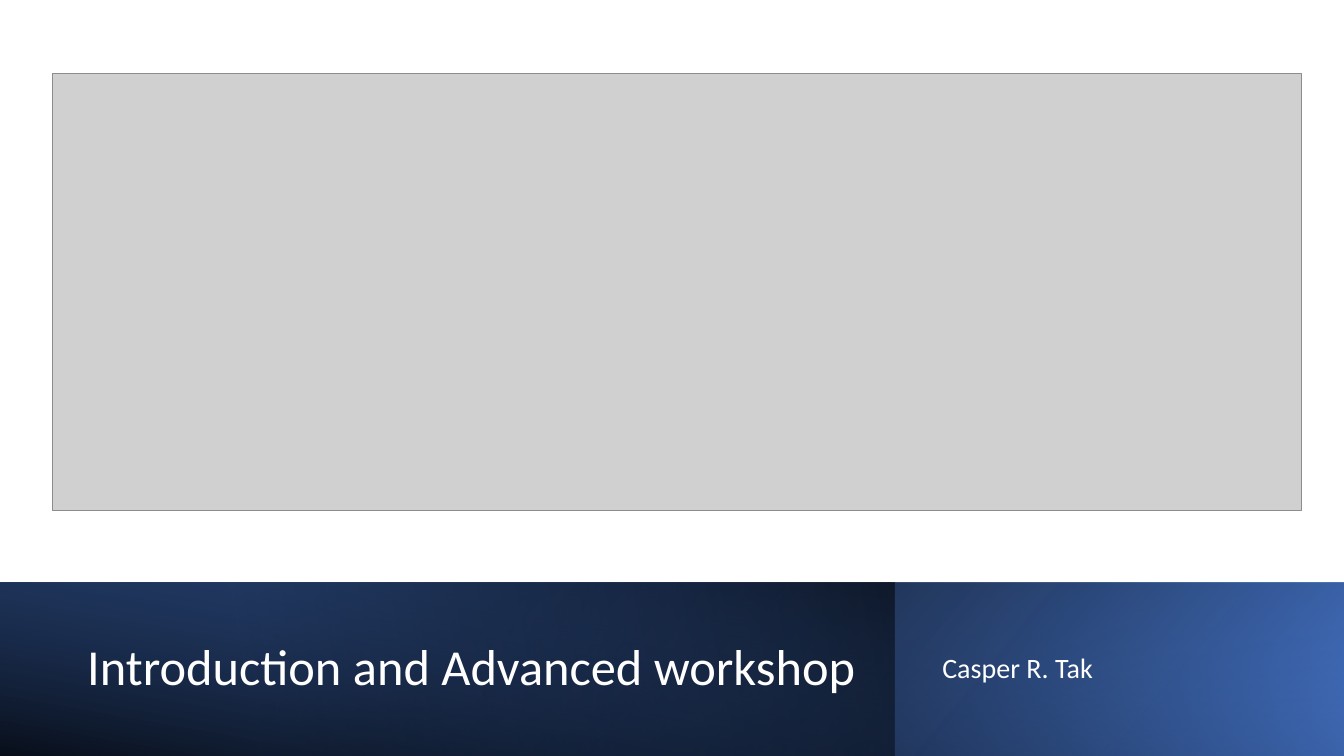
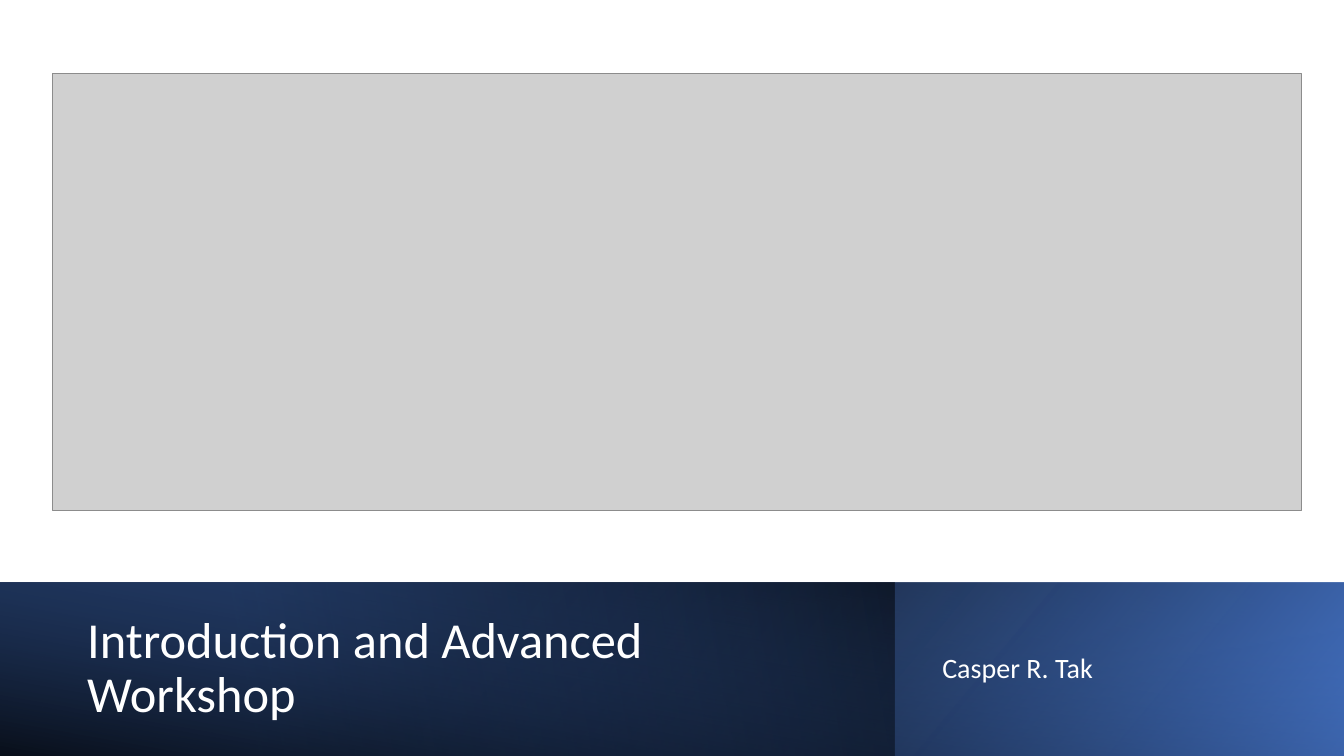
Before and after one commit to Casperdroid5/KiCad7-Workshop-ESE-day, a slide deck: slide 1 of Documents/Introduction and Advanced workshop.pptx. Drawn at 1344x756 pixels with LibreOffice and Linux fonts; fonts in the diff are those of the drawing; grey boxes stand for pictures. Boxes give left, top, right and bottom in pixels: in the first picture for what was removed or moved away, otherwise in the second. Text is boxed around its words. In the diff, an @@ line names an element or a change of style, - is before the commit and + after.

```diff
--- a/Documents/Introduction and Advanced workshop.pptx
+++ b/Documents/Introduction and Advanced workshop.pptx
@@ title at box(87, 623, 642, 720): text changed @@
-Introduction and Advanced workshop
+Introduction and Advanced Workshop
```
Also in this commit, not shown: 2 other slides changed, 1 other file.
